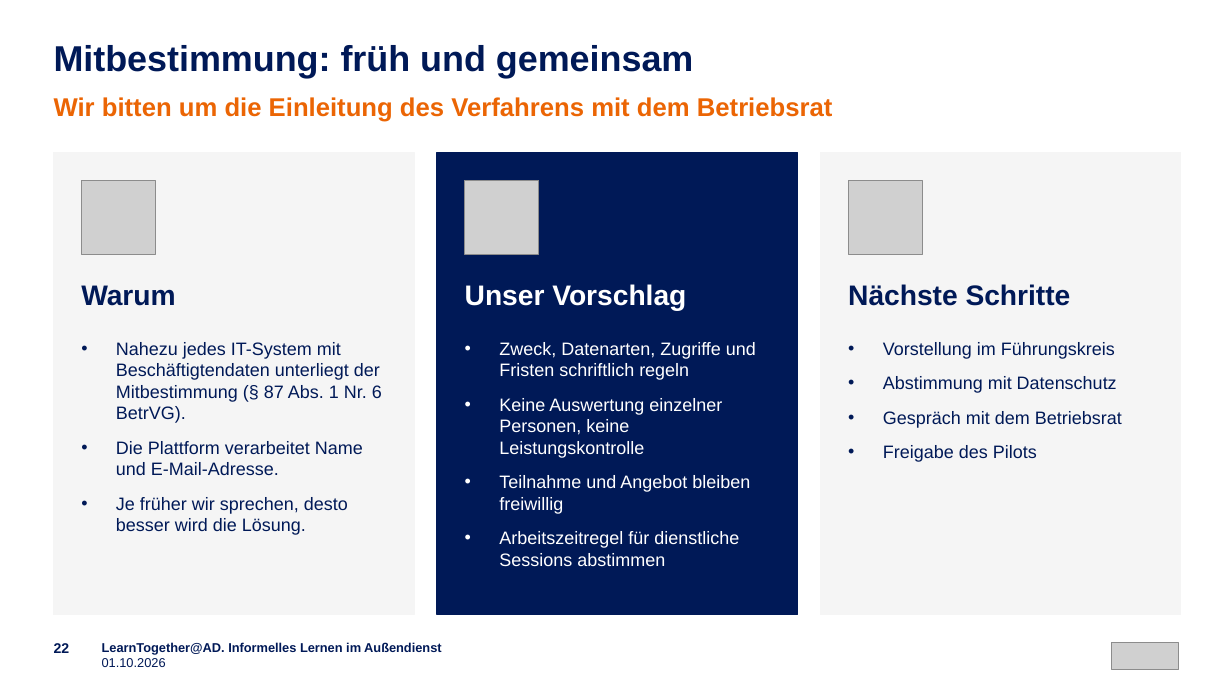
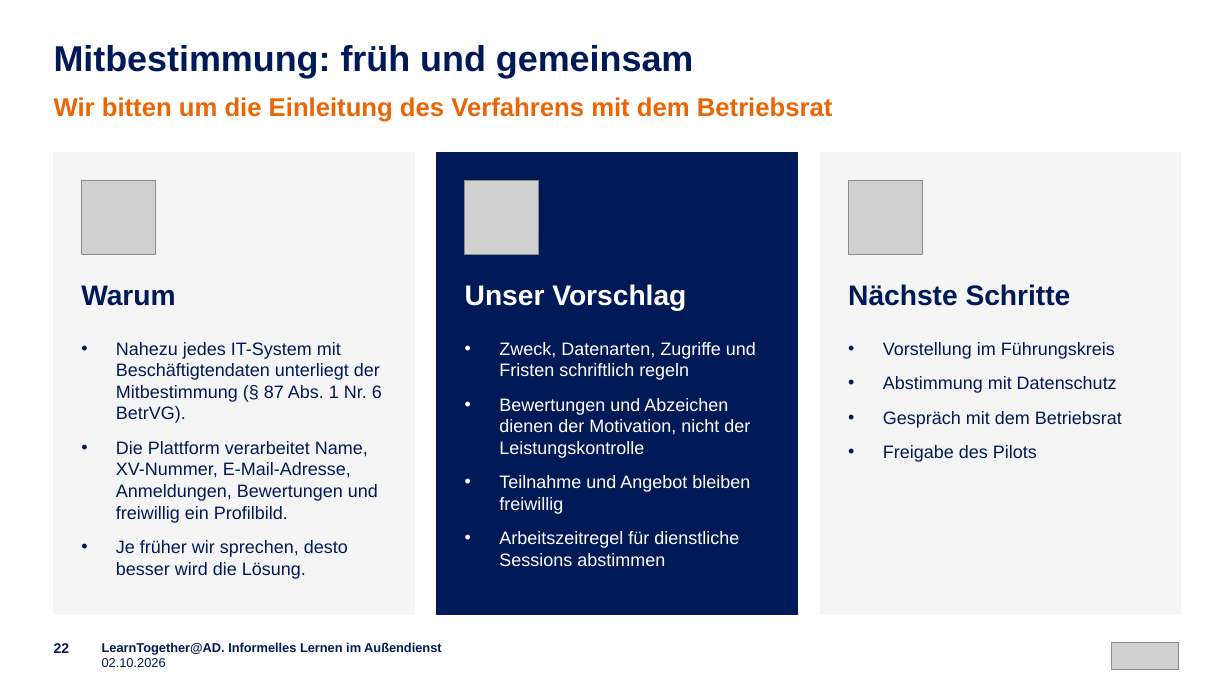
Before and after one commit to emplush/ruv_learntogether, a slide deck: slide 22 of docs/LearnTogether-AD_Praesentation.pptx. Drawn at 1232x693 pixels with LibreOffice and Linux fonts; fonts in the diff are those of the drawing; grey boxes stand for pictures. Boxes give left, top, right and bottom in pixels: in the first picture for what was removed or moved away, otherwise in the second. Text is boxed around its words. In the diff, an @@ line names an element or a change of style, - is before the commit and + after.

```diff
--- a/docs/LearnTogether-AD_Praesentation.pptx
+++ b/docs/LearnTogether-AD_Praesentation.pptx
@@ text at [499,398,750,458]: text changed @@
-• Keine Auswertung einzelner Personen, keine Leistungskontrolle
+• Bewertungen und Abzeichen dienen der Motivation, nicht der Leistungskontrolle
@@ text at [116,441,378,523]: text changed @@
-• Die Plattform verarbeitet Name und E-Mail-Adresse.
+• Die Plattform verarbeitet Name, XV-Nummer, E-Mail-Adresse, Anmeldungen, Bewertungen und freiwillig ein Profilbild.
@@ text at [102,658,166,667]: text changed @@
-01.10.2026
+02.10.2026
```
Also in this commit, not shown: 26 other slides changed.
